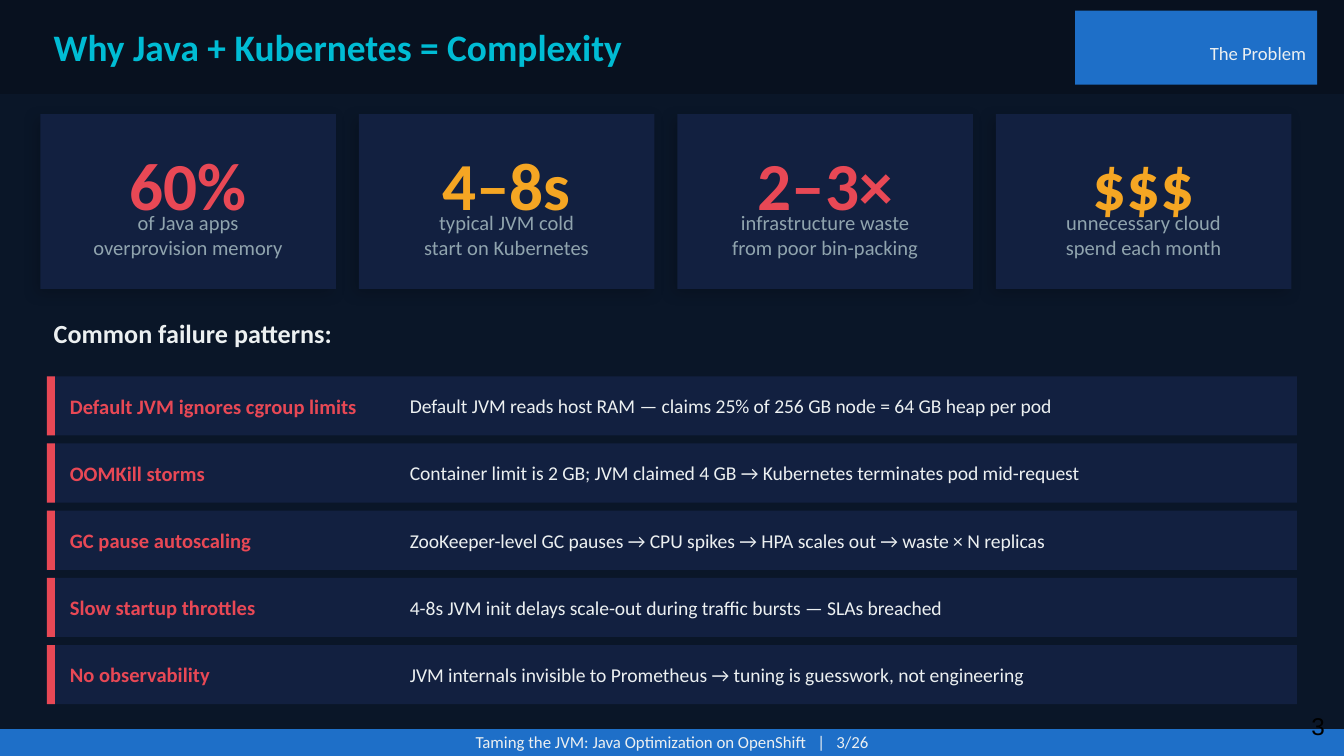
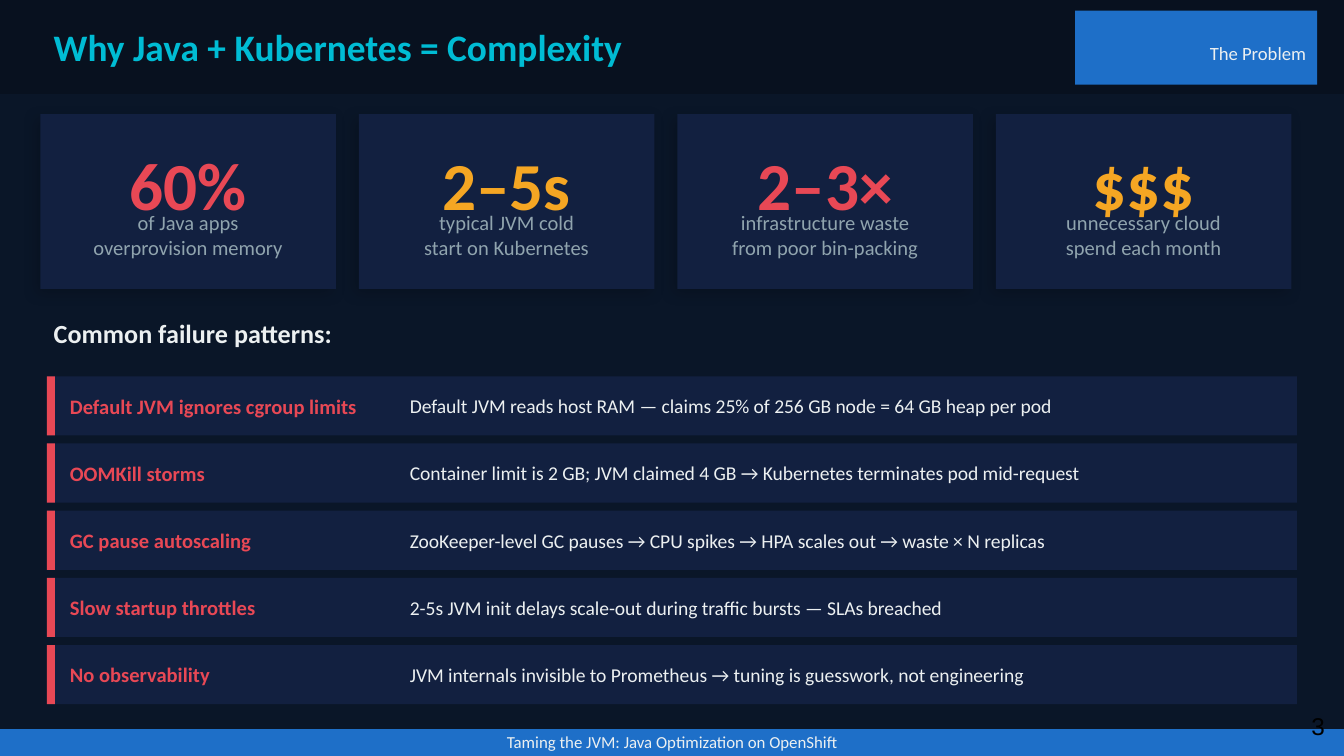
Before and after one commit to patterncatalyst/quarkus-optimization, a slide deck: slide 3 of presentation/optimizing-quarkus-on-kubernetes.pptx. Drawn at 1344x756 pixels with LibreOffice and Linux fonts; fonts in the diff are those of the drawing. Boxes give left, top, right and bottom in pixels: in the first picture for what was removed or moved away, otherwise in the second. Text is boxed around its words. In the diff, an @@ line names an element or a change of style, - is before the commit and + after.

```diff
--- a/presentation/optimizing-quarkus-on-kubernetes.pptx
+++ b/presentation/optimizing-quarkus-on-kubernetes.pptx
@@ text at (x1=442, y1=166, x2=570, y2=226): text changed @@
-4–8s
+2–5s
@@ text at (x1=410, y1=601, x2=942, y2=619): text changed @@
-4-8s JVM init delays scale-out during traffic bursts — SLAs breached
+2-5s JVM init delays scale-out during traffic bursts — SLAs breached
@@ text at (x1=507, y1=736, x2=837, y2=751): text changed @@
-Taming the JVM: Java Optimization on OpenShift | 3/26
+Taming the JVM: Java Optimization on OpenShift
```
Also in this commit, not shown: 40 other slides changed, 2 other files.
